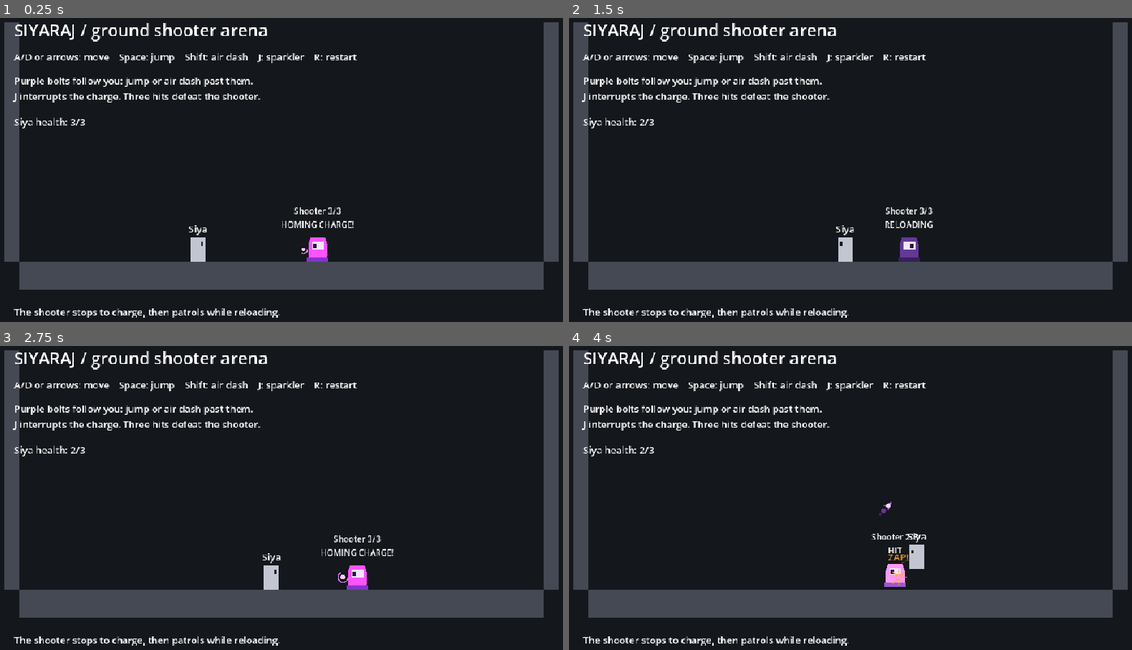
Above: before the commit, frames 1-4 (two rows, left to right).
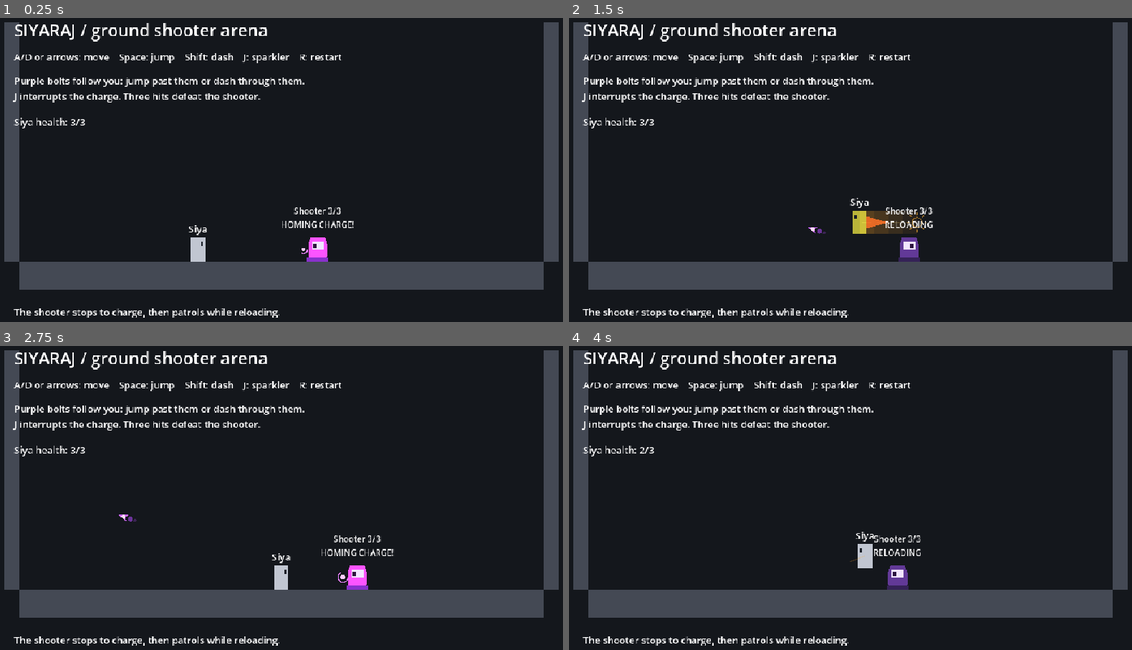
Above: after the commit, the same moments.

Repository: edwardEsmerson/siyaraj
Game: Godot game, scene res://scenes/combat/ground_shooter_arena.tscn
Two runs of this game, one before a commit and one after it. Both use one fixed random seed, a clock stepped at 60 frames per second and the inputs below. This scene is started directly instead of the project's main scene.
Inputs (mouse positions are in pixels of both pictures, inside the frame that each line leads up to):
- Up to frame 1 (0.25 s): no input
- Up to frame 2 (1.5 s): tap Enter at 0.5 s; move the mouse to (974, 148) at 0.52 s; hold D (move_right) 0.53-1.28 s; tap J (attack) at 0.6 s; click (974, 148) at 0.67 s; tap Space (jump) at 0.77, 1.07 s; tap Shift (dash) at 0.8, 1.35 s; move the mouse to (737, 182) at 1.27 s; hold A (move_left) from 1.28 s (still down)
- Up to frame 3 (2.75 s): tap Space (jump) at 1.52, 1.82 s; tap L (skyshot) at 1.55, 2.1 s; move the mouse to (337, 422) at 2.02 s; release A (move_left) at 2.03 s; hold D (move_right) from 2.03 s (still down); tap K (special) at 2.3 s
- Up to frame 4 (4 s): move the mouse to (822, 558) at 2.77 s; tap K (special) at 2.85 s; click (822, 558) at 2.92 s; tap Space (jump) at 3.02, 3.05, 3.32, 3.6, 3.77 s; move the mouse to (1025, 543) at 3.52 s; release D (move_right) at 3.53 s; hold A (move_left) from 3.53 s (still down); tap J (attack) at 3.8 s

The runs differ from the first frame. In frame 1, 0.7% of the frame differs, in the area x 26-64%, y 11-23%; in frame 2, 1.7%; in frame 3, 1.1%; in frame 4, 1.8%, in the area x 26-64%, y 11-81%.

Commit message:
feat: allow ground dash with i-frames and dash combat cancels
Dash now starts on the ground or in the air. Air dashes keep their single
charge restored on landing; ground dashes keep that charge and use a short
cooldown. Dashing grants i-frames for its duration plus a 0.05 s grace, so
enemy swings are dodged and enemy shots pass through and ignore Siya.
Dash cancels any sparkler phase, and an attack pressed mid-dash is
buffered into a swing as the dash ends. HUD, control labels and docs
no longer describe dash as air-only.

Co-Authored-By: Claude Opus 5.5 <noreply@anthropic.com>

Diff:
--- a/scenes/combat/flying_enemy_arena.tscn
+++ b/scenes/combat/flying_enemy_arena.tscn
@@ -63,7 +63,7 @@
 [node name="Controls" type="Label" parent="HUD"]
 offset_left = 32.0
 offset_top = 76.0
-text = "A/D or arrows: move    Space: jump    Shift: air dash    J: sparkler    R: restart"
+text = "A/D or arrows: move    Space: jump    Shift: dash    J: sparkler    R: restart"
 
 [node name="Hint" type="Label" parent="HUD"]
 offset_left = 32.0
--- a/scenes/combat/ground_shooter_arena.tscn
+++ b/scenes/combat/ground_shooter_arena.tscn
@@ -63,12 +63,12 @@
 [node name="Controls" type="Label" parent="HUD"]
 offset_left = 32.0
 offset_top = 76.0
-text = "A/D or arrows: move    Space: jump    Shift: air dash    J: sparkler    R: restart"
+text = "A/D or arrows: move    Space: jump    Shift: dash    J: sparkler    R: restart"
 
 [node name="Hint" type="Label" parent="HUD"]
 offset_left = 32.0
 offset_top = 116.0
-text = "Purple bolts follow you: jump or air dash past them.\nJ interrupts the charge. Three hits defeat the shooter."
+text = "Purple bolts follow you: jump past them or dash through them.\nJ interrupts the charge. Three hits defeat the shooter."
 
 [node name="HealthStatus" type="Label" parent="HUD"]
 offset_left = 32.0
--- a/scenes/main/forest.tscn
+++ b/scenes/main/forest.tscn
@@ -60,7 +60,7 @@
 [node name="DashStatus" type="Label" parent="HUD"]
 offset_left = 660.0
 offset_top = 12.0
-text = "Rocket dash: jump to dash"
+text = "Rocket dash: READY"
 
 [node name="HealthStatus" type="Label" parent="HUD"]
 offset_left = 490.0
--- a/scenes/main/main.tscn
+++ b/scenes/main/main.tscn
@@ -41,7 +41,7 @@
 offset_left = 24.0
 offset_top = 48.0
 theme_override_colors/font_color = Color(0.75, 0.78, 0.83, 1)
-text = "A/D or arrows: move    Space: jump    Shift: air dash    J: sparkler    R: restart"
+text = "A/D or arrows: move    Space: jump    Shift: dash    J: sparkler    R: restart"
 
 [node name="Milestone" type="Label" parent="HUD"]
 offset_left = 24.0
@@ -57,7 +57,7 @@
 [node name="DashStatus" type="Label" parent="HUD"]
 offset_left = 660.0
 offset_top = 12.0
-text = "Rocket dash: jump to dash"
+text = "Rocket dash: READY"
 
 [node name="HealthStatus" type="Label" parent="HUD"]
 offset_left = 490.0
--- a/scenes/main/movement_playground.tscn
+++ b/scenes/main/movement_playground.tscn
@@ -36,7 +36,7 @@
 offset_top = 116.0
 offset_right = 928.0
 offset_bottom = 170.0
-text = "Jump, then dash across the long gaps. Dash stops at walls.\nOne air dash, restored on landing. Falling restarts the course."
+text = "Jump, then dash across the long gaps. Dash stops at walls.\nDash on the ground too. One air dash, restored on landing. Falling restarts the course."
 
 [node name="InputStatus" type="Label" parent="HUD"]
 offset_left = 32.0
--- a/scripts/combat/enemy_projectile.gd
+++ b/scripts/combat/enemy_projectile.gd
@@ -21,6 +21,8 @@
 	_update_direction(step)
 	velocity = direction * speed
 	var collision := move_and_collide(velocity * step)
+	if collision != null and _is_dodged_by(collision.get_collider()):
+		collision = move_and_collide(collision.get_remainder())
 	_remaining -= delta
 	if collision != null:
 		var target := collision.get_collider() as Node2D
@@ -36,5 +38,21 @@
 		queue_free()
 
 
+## A dashing player passes through the shot, which then ignores them and flies on.
+func _is_dodged_by(collider: Object) -> bool:
+	var player := collider as Node2D
+	if not is_instance_valid(player) or not player.is_in_group("players") or not player.has_method("is_invulnerable"):
+		return false
+	if not player.is_invulnerable():
+		return false
+	add_collision_exception_with(player)
+	_on_dodged()
+	return true
+
+
+func _on_dodged() -> void:
+	pass
+
+
 func _update_direction(_delta: float) -> void:
 	pass
--- a/scripts/combat/homing_projectile.gd
+++ b/scripts/combat/homing_projectile.gd
@@ -4,6 +4,11 @@
 @export var turn_speed: float = 2.4
 
 var target: CharacterBody2D
+
+
+func _on_dodged() -> void:
+	# A dodged bolt stops steering, so it cannot circle back harmlessly through Siya.
+	target = null
 
 
 func _update_direction(delta: float) -> void:
--- a/scripts/combat/weapons_playground.gd
+++ b/scripts/combat/weapons_playground.gd
@@ -26,7 +26,7 @@
 	_add_platform(Rect2(2410, 425, 80, 35), Color(0.25, 0.35, 0.42))
 	_add_sign(Vector2(70, 185), "01 / GHATS / SPARKLER", "J: one lash. Jump + J: aerial lash.\nPractise here while your specials recharge.", Color(1, 0.45, 0.65))
 	_add_sign(Vector2(920, 185), "02 / FOREST / SKYSHOT", "L: fire ahead. Recoil pushes you back.\nFive shots per round. Death or next level refills.", Color(1, 0.7, 0.2))
-	_add_sign(Vector2(1740, 185), "RECOVERY LANE", "Space: jump the low blocks. Shift: air dash.\nRun back and forth while the HUD timers count down.", Color(0.6, 0.8, 0.9))
+	_add_sign(Vector2(1740, 185), "RECOVERY LANE", "Space: jump the low blocks. Shift: dash (also on the ground, dodges hits).\nRun back and forth while the HUD timers count down.", Color(0.6, 0.8, 0.9))
 	_add_sign(Vector2(2650, 185), "03 / PALACE / CHAKRI", "Stand on the ring. Hold K for 1 sec, then release.\nClear both sides. Cooldown: 30 sec; J stays available.", Color(0.2, 0.95, 0.8))
 	_add_sign(Vector2(3560, 185), "LIVE GUARD / MIXED PRACTICE", "Orange means wind-up. Dodge, land, then strike.\nUse specials when ready. R resets everything.", Color(0.8, 0.7, 1))
 	_add_dummy("SparklerDummy", Vector2(390, FLOOR_Y))
@@ -72,7 +72,7 @@
 	hud.add_child(heading)
 	var controls := Label.new()
 	controls.position = Vector2(30, 58)
-	controls.text = "A/D: move    Space: jump    Shift: air dash    J: sparkler    L: skyshot\nHold/release K: chakri    R: reset    Walk right through practice arenas and recovery lane"
+	controls.text = "A/D: move    Space: jump    Shift: dash    J: sparkler    L: skyshot\nHold/release K: chakri    R: reset    Walk right through practice arenas and recovery lane"
 	hud.add_child(controls)
 	status = Label.new()
 	status.position = Vector2(30, 112)
@@ -85,7 +85,7 @@
 		get_tree().reload_current_scene()
 		return
 	camera.position.x = clampf(player.position.x, 480.0, MAP_WIDTH - 480.0)
-	status.text = "Health %d/%d    Dash: %s    %s" % [player.health, player.max_health, "ready" if player.dash_available else "land to recharge", player.attack_status]
+	status.text = "Health %d/%d    Dash: %s    %s" % [player.health, player.max_health, "ready" if player.can_dash() else ("cooling" if player.dash_available or player.is_on_floor() else "land to recharge"), player.attack_status]
 	status.text += "\nSkyshot: %d/5 shots    Chakri: %s" % [player.skyshot_ammo, _cooldown_text(player.chakri_cooldown_remaining)]
 
 
--- a/scripts/main/main.gd
+++ b/scripts/main/main.gd
@@ -71,11 +71,14 @@
 	if weapon_status != null:
 		var cooldown: String = "READY" if player.chakri_cooldown_remaining <= 0.0 else "%ds" % ceili(player.chakri_cooldown_remaining)
 		weapon_status.text = "Skyshot: %d/5    Chakri: %s    %s" % [player.skyshot_ammo, cooldown, "Hold K to charge; release to spin." if player.attack_status == "Ready" else player.attack_status]
-	if player.is_on_floor():
-		dash_status.text = "Rocket dash: jump to dash"
+	var dash_ready: bool = player.can_dash()
+	if dash_ready:
+		dash_status.text = "Rocket dash: READY"
+	elif player.dash_available or player.is_on_floor():
+		dash_status.text = "Rocket dash: cooling"
 	else:
-		dash_status.text = "Rocket dash: READY" if player.dash_available else "Rocket dash: land to recharge"
-	dash_status.modulate = Color(1.0, 0.72, 0.2) if player.dash_available else Color(0.65, 0.68, 0.74)
+		dash_status.text = "Rocket dash: land to recharge"
+	dash_status.modulate = Color(1.0, 0.72, 0.2) if dash_ready else Color(0.65, 0.68, 0.74)
 	if _restarting:
 		return
 	var death_y: float = course.death_boundary() if course.has_method("death_boundary") else fall_boundary
--- a/scripts/player/movement_settings.gd
+++ b/scripts/player/movement_settings.gd
@@ -13,3 +13,6 @@
 @export var jump_buffer_time: float = 0.12
 @export var dash_speed: float = 720.0
 @export var dash_duration: float = 0.15
+## Seconds after a ground dash's full duration before any dash can start again.
+## Air dashes are limited by their single charge instead.
+@export var ground_dash_cooldown: float = 0.25
--- a/scripts/player/player.gd
+++ b/scripts/player/player.gd
@@ -18,12 +18,19 @@
 var _jump_buffer_remaining: float = 0.0
 @export var max_health: int = 3
 @export var damage_protection_time: float = 0.8
+## Dash i-frames cover the dash plus this grace, so a hit landing on the final tick still misses.
+@export var dash_invulnerability_grace: float = 0.05
+## An attack pressed during a dash fires when it ends, if the swing can start within this window.
+@export var attack_buffer_time: float = 0.12
 
 signal health_changed(remaining: int)
 
 var health: int
 var _protection_remaining: float = 0.0
 var _hit_flash_remaining: float = 0.0
+var _invulnerable_remaining: float = 0.0
+var _dash_cooldown_remaining: float = 0.0
+var _attack_buffer_remaining: float = 0.0
 
 @onready var attack_origin: Marker2D = $AttackOrigin
 @onready var facing_marker: Polygon2D = $FacingMarker
@@ -38,11 +45,13 @@
 
 
 func _physics_process(delta: float) -> void:
-	_protection_remaining = maxf(_protection_remaining - delta, 0.0)
-	_hit_flash_remaining = maxf(_hit_flash_remaining - delta, 0.0)
+	_tick_timers(delta)
 	if state == State.DEAD:
 		return
 	if state == State.DASH:
+		# Attack presses during a dash are held until it ends, giving a dash-attack.
+		if Input.is_action_just_pressed("attack"):
+			_attack_buffer_remaining = attack_buffer_time
 		_process_dash(delta)
 		_update_feedback()
 		return
@@ -68,15 +77,23 @@
 		attack_origin.position.x = 18.0 * facing_direction
 		facing_marker.position.x = 7.0 * facing_direction
 
-	if Input.is_action_just_pressed("attack"):
-		sparkler.start(facing_direction)
-
-	if Input.is_action_just_pressed("dash") and dash_available and not is_on_floor():
+	if Input.is_action_just_pressed("attack") or _attack_buffer_remaining > 0.0:
+		if sparkler.start(facing_direction):
+			_attack_buffer_remaining = 0.0
+
+	# Dashing cancels any swing phase, including recovery.
+	if Input.is_action_just_pressed("dash") and can_dash():
 		sparkler.cancel()
+		var grounded := is_on_floor()
 		state = State.DASH
-		dash_available = false
+		if grounded:
+			# Ground dashes keep the air charge; a cooldown stops back-to-back spam.
+			_dash_cooldown_remaining = movement_settings.dash_duration + movement_settings.ground_dash_cooldown
+		else:
+			dash_available = false
 		_dash_direction = facing_direction
 		_dash_remaining = movement_settings.dash_duration
+		_invulnerable_remaining = movement_settings.dash_duration + dash_invulnerability_grace
 		Burst.spawn(get_tree().current_scene, global_position + Vector2(0, -20), Color(1.0, 0.7, 0.2), "", 18.0)
 		_coyote_remaining = 0.0
 		_jump_buffer_remaining = 0.0
@@ -104,6 +121,28 @@
 	# A press just before landing launches immediately, without requiring another press.
 	if is_on_floor() and _jump_buffer_remaining > 0.0:
 		_start_jump()
+
+
+func _tick_timers(delta: float) -> void:
+	_protection_remaining = maxf(_protection_remaining - delta, 0.0)
+	_hit_flash_remaining = maxf(_hit_flash_remaining - delta, 0.0)
+	_invulnerable_remaining = maxf(_invulnerable_remaining - delta, 0.0)
+	_dash_cooldown_remaining = maxf(_dash_cooldown_remaining - delta, 0.0)
+	if state != State.DASH:
+		_attack_buffer_remaining = maxf(_attack_buffer_remaining - delta, 0.0)
+
+
+## Grounded dashes only wait for the cooldown; airborne dashes also need the air charge.
+func can_dash() -> bool:
+	if state == State.DEAD or _dash_cooldown_remaining > 0.0:
+		return false
+	return is_on_floor() or dash_available
+
+
+## True during dash i-frames. Damage sources should let Siya pass through untouched.
+func is_invulnerable() -> bool:
+	# Same epsilon as the dash timer, so summed frame deltas do not add a stray frame.
+	return state != State.DEAD and _invulnerable_remaining > 0.00001
 
 
 func _start_jump() -> void:
@@ -133,13 +172,15 @@
 		body.modulate = Color(2.0, 0.65, 0.65)
 	elif _protection_remaining > 0.0:
 		body.modulate.a = 0.4 if int(_protection_remaining * 15.0) % 2 == 0 else 1.0
+	elif _invulnerable_remaining > 0.0:
+		body.modulate = Color(1.35, 1.35, 1.35, 0.7)
 	exhaust.visible = state == State.DASH
 	exhaust.scale.x = float(_dash_direction)
 	if state == State.DEAD:
 		body.color = Color(0.7, 0.2, 0.2)
 	elif state == State.DASH:
 		body.color = Color(1.0, 0.72, 0.2)
-	elif dash_available:
+	elif dash_available and _dash_cooldown_remaining <= 0.0:
 		body.color = Color(0.76, 0.78, 0.82)
 	else:
 		body.color = Color(0.44, 0.48, 0.55)
@@ -153,13 +194,16 @@
 	velocity = impulse
 	_hurt_remaining = maxf(duration, 0.0)
 	_dash_remaining = 0.0
+	# Dash i-frames belong to the dash; forced knockback ends both.
+	_invulnerable_remaining = 0.0
+	_attack_buffer_remaining = 0.0
 	_coyote_remaining = 0.0
 	_jump_buffer_remaining = 0.0
 	_update_feedback()
 
 
 func take_damage(amount: int, knockback: Vector2) -> void:
-	if state == State.DEAD or _protection_remaining > 0.0 or amount <= 0:
+	if state == State.DEAD or _protection_remaining > 0.0 or is_invulnerable() or amount <= 0:
 		return
 	health = maxi(health - amount, 0)
 	_protection_remaining = damage_protection_time
--- a/scripts/player/weapons_playground_player.gd
+++ b/scripts/player/weapons_playground_player.gd
@@ -98,8 +98,7 @@
 
 
 func _process_recoil(delta: float) -> void:
-	_protection_remaining = maxf(_protection_remaining - delta, 0.0)
-	_hit_flash_remaining = maxf(_hit_flash_remaining - delta, 0.0)
+	_tick_timers(delta)
 	_coyote_remaining = maxf(_coyote_remaining - delta, 0.0)
 	_jump_buffer_remaining = maxf(_jump_buffer_remaining - delta, 0.0)
 	if is_on_floor():
--- a/tests/combat_check.gd
+++ b/tests/combat_check.gd
@@ -117,7 +117,11 @@
 	Input.action_release("dash")
 	check(player.state == player.State.DASH, "Damage interruption test must start during an air dash")
 	player.take_damage(1, Vector2(-100, -100))
-	check(player.health == 2 and player.state == player.State.HURT, "Damage must interrupt dash without granting dash immunity")
+	check(player.health == 3 and player.state == player.State.DASH, "Dash i-frames must ignore damage")
+	await ticks(14)
+	check(not player.is_invulnerable(), "Dash i-frames must expire shortly after the dash")
+	player.take_damage(1, Vector2(-100, -100))
+	check(player.health == 2 and player.state == player.State.HURT, "Damage must apply once dash i-frames end")
 	player.take_damage(1, Vector2.ZERO)
 	check(player.health == 2, "Repeated hits during protection must not drain health")
 	await ticks(50)
@@ -132,6 +136,67 @@
 	enemy = current_scene.get_node("TestCourse/Enemy")
 	check(player.health == 3 and enemy.health == 3, "Restart must restore both combatants' health")
 
+	await check_dash_combat()
+
 	if failures == 0:
-		print("PASS: timed sparkler, one hit per swing, facing, enemy death, dash cancellation, chase/tell/strike/recovery, protection and death restart")
+		print("PASS: timed sparkler, one hit per swing, facing, enemy death, dash cancellation, chase/tell/strike/recovery, protection and death restart, ground dash i-frames, recovery dash-cancel and dash-attack")
 	quit(1 if failures > 0 else 0)
+
+
+func check_dash_combat() -> void:
+	# A grounded dash cancels sparkler recovery.
+	await reset_arena()
+	enemy.position.x = player.position.x - 200.0
+	await ticks(1)
+	await swing()
+	for frame in range(40):
+		if player.sparkler.phase == player.sparkler.Phase.RECOVERY:
+			break
+		await ticks(1)
+	check(player.sparkler.phase == player.sparkler.Phase.RECOVERY and player.is_on_floor(), "Dash-cancel test must reach grounded recovery")
+	Input.action_press("dash")
+	await ticks(1)
+	Input.action_release("dash")
+	check(player.state == player.State.DASH and not player.sparkler.is_busy(), "Ground dash must cancel sparkler recovery")
+
+	# An attack pressed mid-dash swings as the dash ends.
+	await reset_arena()
+	var start_x := player.position.x
+	enemy.position.x = start_x + 150.0
+	await ticks(1)
+	Input.action_press("dash")
+	await ticks(2)
+	Input.action_release("dash")
+	await swing()
+	check(player.state == player.State.DASH and not player.sparkler.is_busy(), "Attack pressed mid-dash must wait for the dash to end")
+	await ticks(8)
+	check(player.state == player.State.NORMAL and player.sparkler.is_busy(), "Buffered attack must start when the dash ends")
+	await ticks(30)
+	check(enemy.health == 2, "Dash-attack must hit the enemy ahead once")
+
+	# Dashing through the guard's strike avoids damage, with no contact damage.
+	await reset_arena(false)
+	var reached_windup := false
+	for frame in range(200):
+		await ticks(1)
+		if enemy.attack.phase == enemy.attack.Phase.WINDUP:
+			reached_windup = true
+			break
+	check(reached_windup, "Dodge test must reach the guard's wind-up")
+	while enemy.attack.phase == enemy.attack.Phase.WINDUP and enemy.attack._remaining > 0.1:
+		await ticks(1)
+	var side := signf(enemy.global_position.x - player.global_position.x)
+	if side < 0.0:
+		Input.action_press("move_left")
+	else:
+		Input.action_press("move_right")
+	await ticks(1)
+	Input.action_release("move_left")
+	Input.action_release("move_right")
+	Input.action_press("dash")
+	await ticks(1)
+	Input.action_release("dash")
+	check(player.state == player.State.DASH, "Dodge dash must start during the guard's wind-up")
+	await ticks(50)
+	check(player.health == 3, "Dashing through the guard's strike must avoid all damage")
+	check(signf(enemy.global_position.x - player.global_position.x) != side, "Dash must pass through the guard's body")
--- a/tests/dash_check.gd
+++ b/tests/dash_check.gd
@@ -43,17 +43,34 @@
 	await scene_changed
 	await reset_player(Vector2(300, 430))
 	var grounded_x := player.position.x
+	check(player.is_on_floor(), "Ground dash test must start on the floor")
 	Input.action_press("dash")
 	await ticks(1)
-	check(player.state == player.State.NORMAL and player.dash_available, "Ground dash must be rejected without spending the air charge")
-	check(absf(player.position.x - grounded_x) < 0.1, "Ground dash must not move Siya")
+	check(player.state == player.State.DASH and player.dash_available, "Ground dash must start without spending the air charge")
+	check(player.is_invulnerable(), "Ground dash must grant i-frames")
 	Input.action_release("dash")
+	await ticks(8)
+	check(absf(player.position.x - grounded_x - 108.0) < 0.2, "Ground dash must travel the same 108 px")
+	check(player.state == player.State.NORMAL and player.is_on_floor(), "Ground dash must end on the floor")
+	await ticks(4)
+	check(not player.is_invulnerable(), "I-frames must end shortly after the dash")
+	Input.action_press("dash")
+	await ticks(1)
+	check(player.state == player.State.NORMAL and not player.can_dash(), "Ground dash cooldown must reject an immediate second dash")
+	Input.action_release("dash")
+	await ticks(16)
+	check(player.can_dash(), "Ground dash must be ready again after its cooldown")
+	Input.action_press("dash")
+	await ticks(1)
+	check(player.state == player.State.DASH, "Second ground dash must start after the cooldown")
+	Input.action_release("dash")
+	await ticks(30)
 	Input.action_press("jump")
 	await ticks(2)
 	Input.action_release("jump")
 	Input.action_press("dash")
 	await ticks(1)
-	check(player.state == player.State.DASH, "Dash must become available after jumping")
+	check(player.state == player.State.DASH and not player.dash_available, "Air dash must still be available after ground dashes")
 
 	await reset_player(Vector2(300, 200))
 	var start_x := player.position.x
@@ -143,5 +160,5 @@
 	check(current_scene != old_scene, "R action must reload the scene")
 	release_inputs()
 	if failures == 0:
-		print("PASS: airborne-only dash, distance/direction, air charge, gravity, thin-wall/ceiling collision, both gaps, hurt interruption, fall and manual restart")
+		print("PASS: ground dash with cooldown and i-frames, air dash distance/direction, air charge, gravity, thin-wall/ceiling collision, both gaps, hurt interruption, fall and manual restart")
 	quit(1 if failures > 0 else 0)
--- a/tests/flying_enemy_check.gd
+++ b/tests/flying_enemy_check.gd
@@ -216,6 +216,19 @@
 	await ticks(9)
 	check(not is_instance_valid(projectile) and shots().is_empty(), "Unobstructed projectiles must expire at their lifetime")
 
+	# A dashing player passes through an incoming shot, which flies on and ignores her.
+	await reset_arena()
+	projectile = spawn_shot(player.global_position + Vector2(70, -20), Vector2.LEFT, 400.0)
+	Input.action_press("dash")
+	await ticks(1)
+	Input.action_release("dash")
+	check(player.state == player.State.DASH, "Shot dodge must start a grounded dash")
+	await ticks(12)
+	check(player.health == 3, "Dash i-frames must let a shot pass through without damage")
+	check(is_instance_valid(projectile) and projectile.global_position.x < player.global_position.x, "Dodged shot must continue past the player")
+	await ticks(20)
+	check(player.health == 3, "Dodged shot must not hit the player after i-frames end")
+
 
 func check_melee_and_restart() -> void:
 	await reset_arena()
Not shown, changed: docs/team_workflow.md
